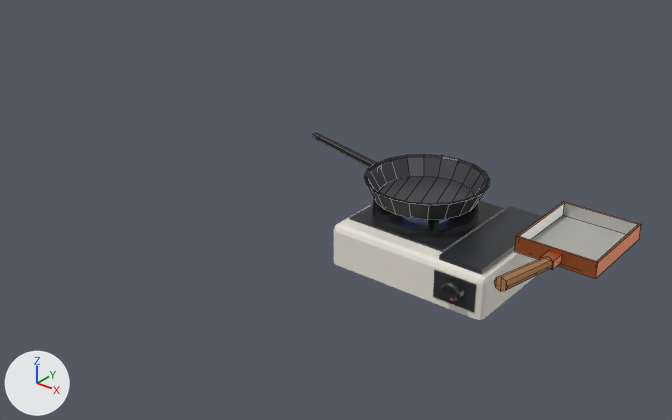
One commit to the Blender file blender/gasstove.blend: the scene before it, then after it.
Rendered twice from a camera (50 mm lens) standing at (0.844, -1.393, 0.896) and looking at (-0.124, -0.182, 0.146). Every picture has the same lights, and +X, +Y and +Z are marked at lower left. The first picture is the older version. Mesh edges are drawn as thin lines on the coarser meshes.

The first picture shows 'EggPan', 'FryPan', 'GasStove' and 1 more.
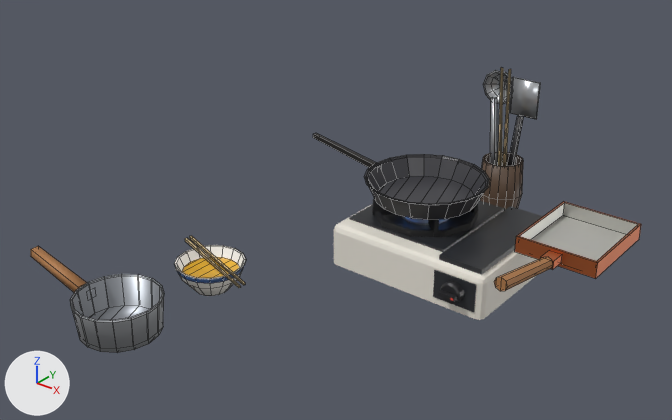
Changed parts and their boxes (x1, y1, x2, y2) in the pictures (672 x 420 px):
'StoveTools', added: after (174, 68, 540, 296)
    faces in mat_stovesteel (light grey #b8bbbf): (483, 70, 540, 165)
    faces in mat_stovecrock (brown #5b4636): (480, 152, 523, 209)
    faces in mat_stovebowl (white #eeeae2): (174, 245, 246, 296)
    faces in mat_stovechopsticks (beige #d8bd8a): (185, 68, 511, 288)
    faces in mat_stovebeatenegg (yellow #e7b02c): (182, 257, 239, 278)
'SoupPot', added: after (31, 246, 164, 353)
    faces in mat_stovepotinside (grey #8d9197): (72, 275, 162, 320)
    faces in mat_stovepotalu (light grey #c3c6ca): (70, 274, 164, 353)
    faces in mat_panwood (brown #b07a4a): (31, 246, 87, 293)

What changed in the scene script:
```text
Add mat_stovepotalu:
    mat_stovepotalu = principled_material('StovePotAlu')
    mat_stovepotalu.base_color = (0.546, 0.565, 0.591)  # light grey #c3c6ca
    mat_stovepotalu.metallic = 0.7
    mat_stovepotalu.roughness = 0.35
Add mat_stovepotinside:
    mat_stovepotinside = principled_material('StovePotInside')
    mat_stovepotinside.base_color = (0.266, 0.283, 0.309)  # grey #8d9197
    mat_stovepotinside.metallic = 0.6
    mat_stovepotinside.roughness = 0.4
Add mat_stovebeatenegg:
    mat_stovebeatenegg = principled_material('StoveBeatenEgg')
    mat_stovebeatenegg.base_color = (0.799, 0.434, 0.0252)  # yellow #e7b02c
    mat_stovebeatenegg.roughness = 0.4
Add mat_stovechopsticks:
    mat_stovechopsticks = principled_material('StoveChopsticks')
    mat_stovechopsticks.base_color = (0.687, 0.509, 0.254)  # beige #d8bd8a
    mat_stovechopsticks.roughness = 0.6
Add mat_stoveindigo:
    mat_stoveindigo = principled_material('StoveIndigo')
    mat_stoveindigo.base_color = (0.0252, 0.0685, 0.195)  # dark blue #2c4a7a
    mat_stoveindigo.roughness = 0.3
Add mat_stovecrock:
    mat_stovecrock = principled_material('StoveCrock')
    mat_stovecrock.base_color = (0.105, 0.0612, 0.0369)  # brown #5b4636
Add mat_stovecrockin:
    mat_stovecrockin = principled_material('StoveCrockIn')
    mat_stovecrockin.base_color = (0.0232, 0.0137, 0.00913)  # black #2a1f18
    mat_stovecrockin.roughness = 0.7
Add mat_stovebowl:
    mat_stovebowl = principled_material('StoveBowl')
    mat_stovebowl.base_color = (0.855, 0.823, 0.761)  # white #eeeae2
    mat_stovebowl.roughness = 0.3
Add me_souppot:
    me_souppot.from_pydata(...)  # 96 vertices, 92 faces; spans x -0.237..0.079, y -0.079..0.079, z 0.0..0.083
    me_souppot.polygons.foreach_set('use_smooth', [True] * 92)
    # faces by material slot: [62, 24, 6]
    me_souppot.materials.append(mat_stovepotalu)  # light grey #c3c6ca
    me_souppot.materials.append(mat_stovepotinside)  # grey #8d9197
    me_souppot.materials.append(mat_panwood)  # brown #b07a4a
Add me_tc:
    me_tc.from_pydata(...)  # 308 vertices, 270 faces; spans x -0.377..0.029, y -0.419..0.333, z 0.0..0.33
    me_tc.polygons.foreach_set('use_smooth', [True] * 270)
    # faces by material slot: [48, 24, 72, 6, 24, 72, 16, 8]
    me_tc.materials.append(mat_stovecrock)  # brown #5b4636
    me_tc.materials.append(mat_stovecrockin)  # black #2a1f18
    me_tc.materials.append(mat_stovesteel)  # light grey #b8bbbf
    me_tc.materials.append(mat_pannonstick)  # dark grey #2c2c30
    me_tc.materials.append(mat_stovechopsticks)  # beige #d8bd8a
    me_tc.materials.append(mat_stovebowl)  # white #eeeae2
    me_tc.materials.append(mat_stoveindigo)  # dark blue #2c4a7a
    me_tc.materials.append(mat_stovebeatenegg)  # yellow #e7b02c
Add ob_souppot:
    ob_souppot = bpy.data.objects.new('SoupPot', me_souppot)
    ob_souppot.parent = ob_gasstoveroot
    ob_souppot.location = (-0.307, -0.553, 0.0)
Add ob_stovetools:
    ob_stovetools = bpy.data.objects.new('StoveTools', me_tc)
    ob_stovetools.parent = ob_gasstoveroot
    ob_stovetools.location = (0.0, 0.0, 0.0)
```
